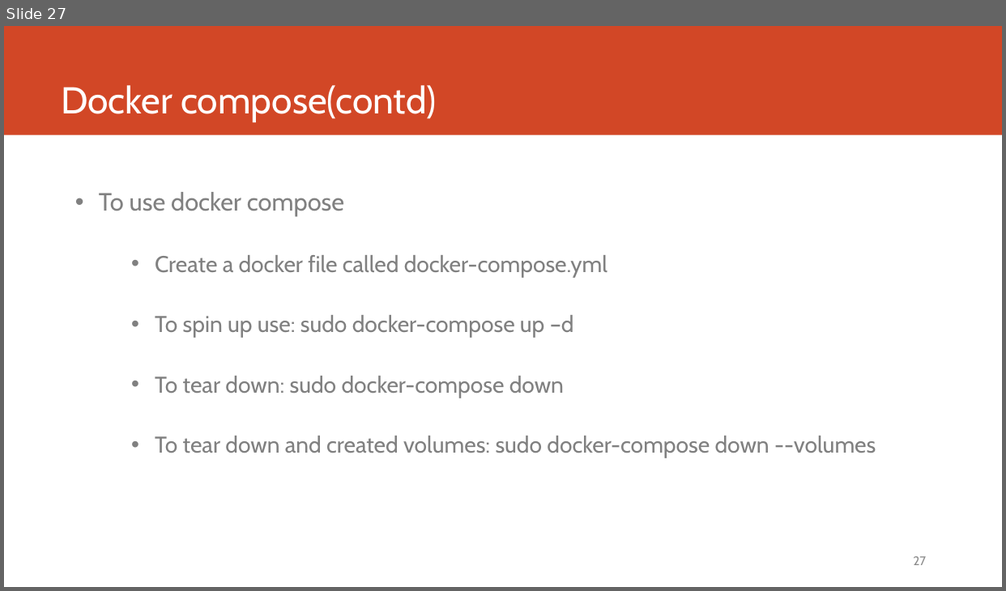
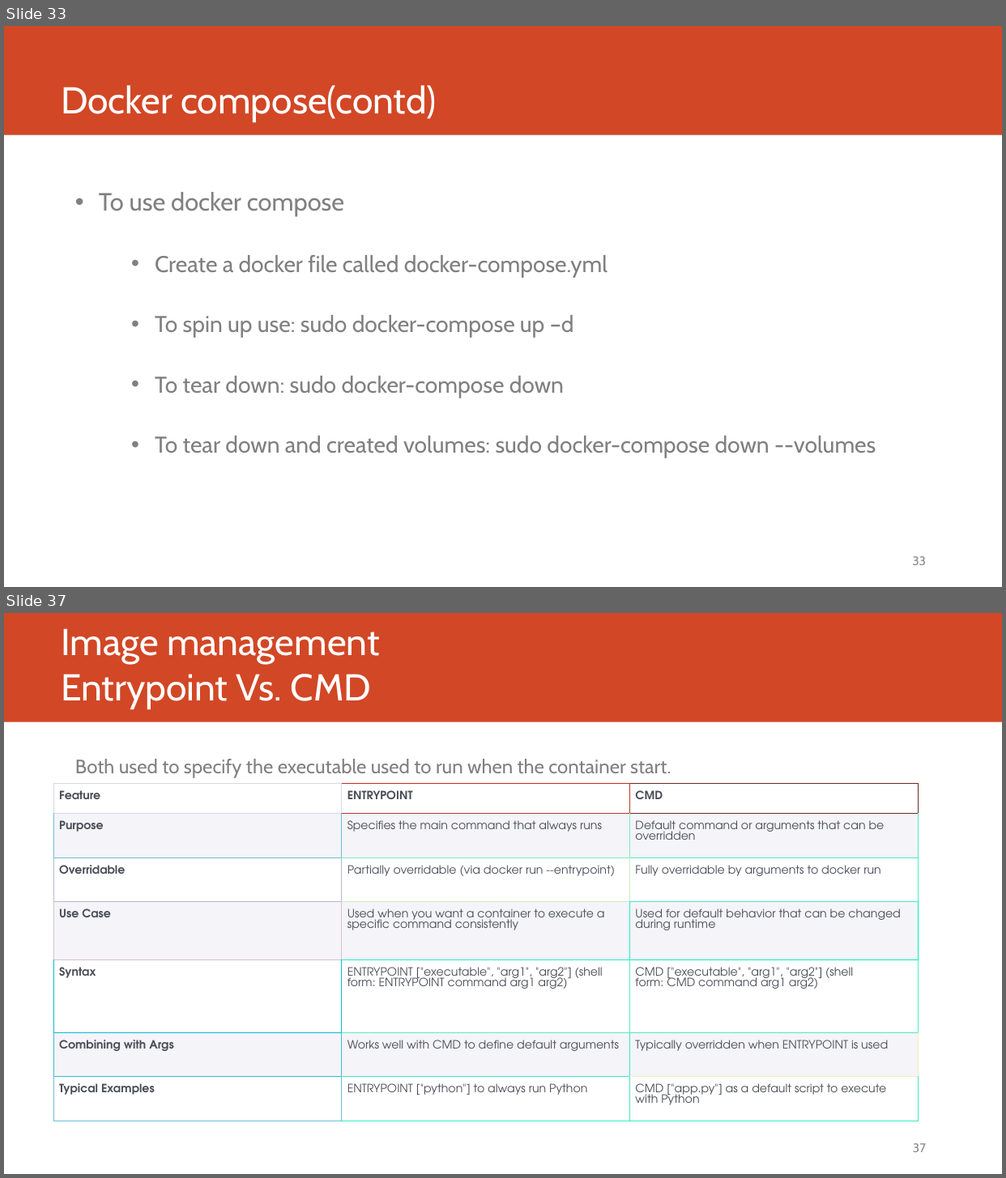
Before and after one commit to compilereg/docker, a slide deck: Docker.pptx. Shown one above the other, each under a label of ours: slide 27 before the commit, slides 33 and 37 after it; the slides between them are not shown. The pictures are 1006x591 and 1006x1178 pixels, drawn with LibreOffice and Linux fonts; fonts in the diff are those of the drawing. Boxes give left, top, right and bottom in pixels: in the first picture for what was removed or moved away, otherwise in the second. Text is boxed around its words. In the diff, an @@ line names an element or a change of style, - is before the commit and + after.

Commit message:
Adding CI-CD, Network images, logo, storage details

```diff
--- a/Docker.pptx
+++ b/Docker.pptx
@@ slide 37 added at bbox=[4, 613, 1002, 1174], background #FFFFFF; not listed: 1 template element that a slide beside it also shows @@
@@ title added at bbox=[61, 628, 380, 709], 36 pt, text #FFFFFF @@
+Image management
+Entrypoint Vs. CMD
@@ text added at bbox=[75, 759, 671, 778], 18.7 pt, text #808080 @@
+Both used to specify the executable used to run when the container start.
@@ table added at bbox=[53, 784, 918, 1122], 7 rows, 3 columns @@
+Feature | ENTRYPOINT | CMD
+Purpose | Specifies the main command that always runs | Default command or arguments that can be overridden
+Overridable | Partially overridable (via docker run --entrypoint) | Fully overridable by arguments to docker run
+Use Case | Used when you want a container to execute a specific command consistently | Used for default behavior that can be changed during runtime
+Syntax | ENTRYPOINT ["executable", "arg1", "arg2"] (shell form: ENTRYPOINT command arg1 arg2) | CMD ["executable", "arg1", "arg2"] (shell form: CMD command arg1 arg2)
+Combining with Args | Works well with CMD to define default arguments | Typically overridden when ENTRYPOINT is used
+Typical Examples | ENTRYPOINT ["python"] to always run Python | CMD ["app.py"] as a default script to execute with Python
@@ page number added at bbox=[913, 1144, 926, 1152], 12 pt, text #8B8B8B @@
+37
@@ what was slide 27 is now slide 33 @@
@@ page number at bbox=[912, 557, 926, 565]: text changed @@
-27
+33
```
Also in this commit, not shown: 22 slides changed, 11 other slides added, 1 slide removed.
